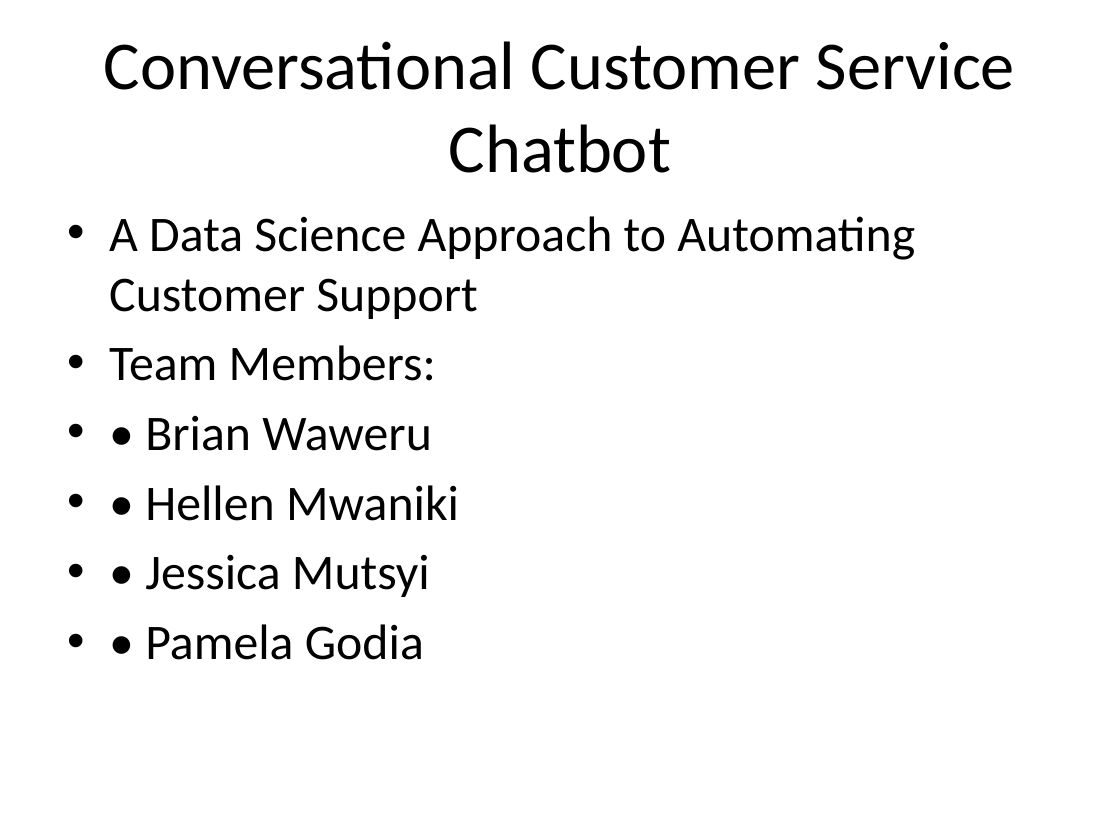
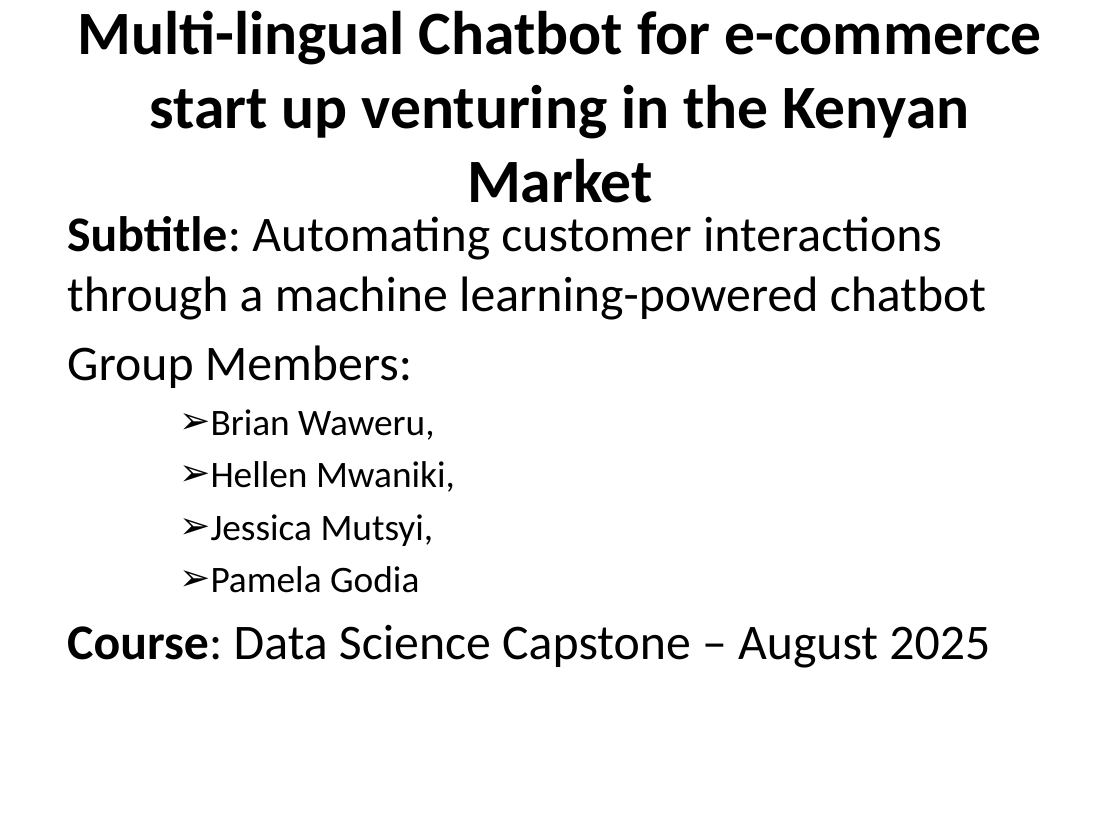
Before and after one commit to Hellenmwaniki/Codebyte---Capstone-Project-, a slide deck: slide 1 of none-technical-presentation/Brian_Chatbot_Presentation.pptx. Drawn at 1120x840 pixels with LibreOffice and Linux fonts; fonts in the diff are those of the drawing. Boxes give left, top, right and bottom in pixels: in the first picture for what was removed or moved away, otherwise in the second. Text is boxed around its words. In the diff, an @@ line names an element or a change of style, - is before the commit and + after.

Commit message:
README-File-from-Pamela-Godia

```diff
--- a/none-technical-presentation/Brian_Chatbot_Presentation.pptx
+++ b/none-technical-presentation/Brian_Chatbot_Presentation.pptx
@@ title at box(77, 10, 1042, 139): text changed; size 44 to 39.6 pt; bold on @@
-Conversational Customer Service Chatbot
+Multi-lingual Chatbot for e-commerce start up venturing in the Kenyan Market
@@ text at box(67, 216, 990, 668): text changed @@
-• A Data Science Approach to Automating Customer Support
-• Team Members:
-• • Brian Waweru
-• • Hellen Mwaniki
-• • Jessica Mutsyi
-• • Pamela Godia
+Subtitle: Automating customer interactions through a machine learning-powered chatbot
+Group Members:
+    ➢ Brian Waweru,
+    ➢ Hellen Mwaniki,
+    ➢ Jessica Mutsyi,
+    ➢ Pamela Godia
+Course: Data Science Capstone – August 2025
```
Also in this commit, not shown: 3 other slides changed, 1 slide added, 2 other files.
